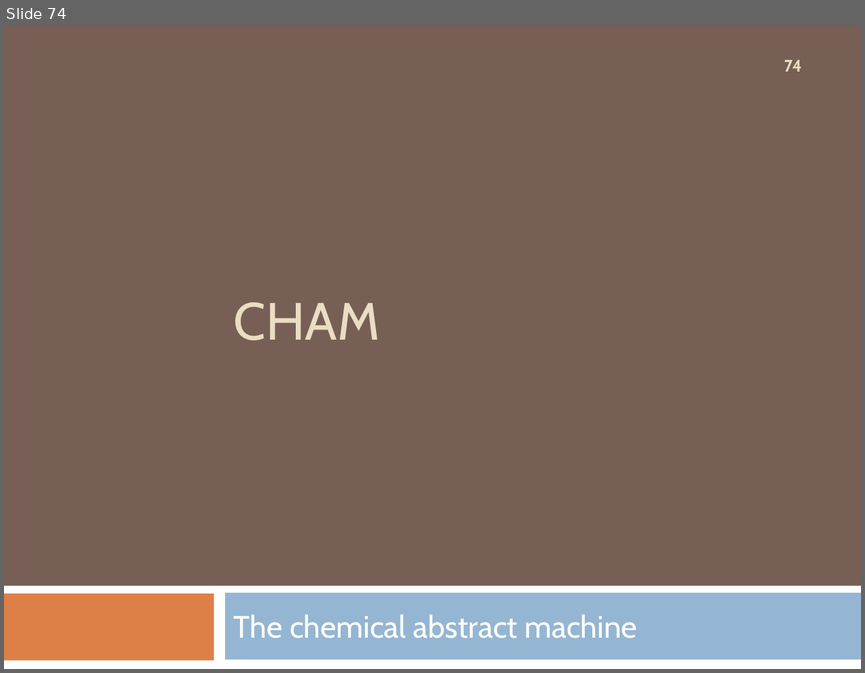
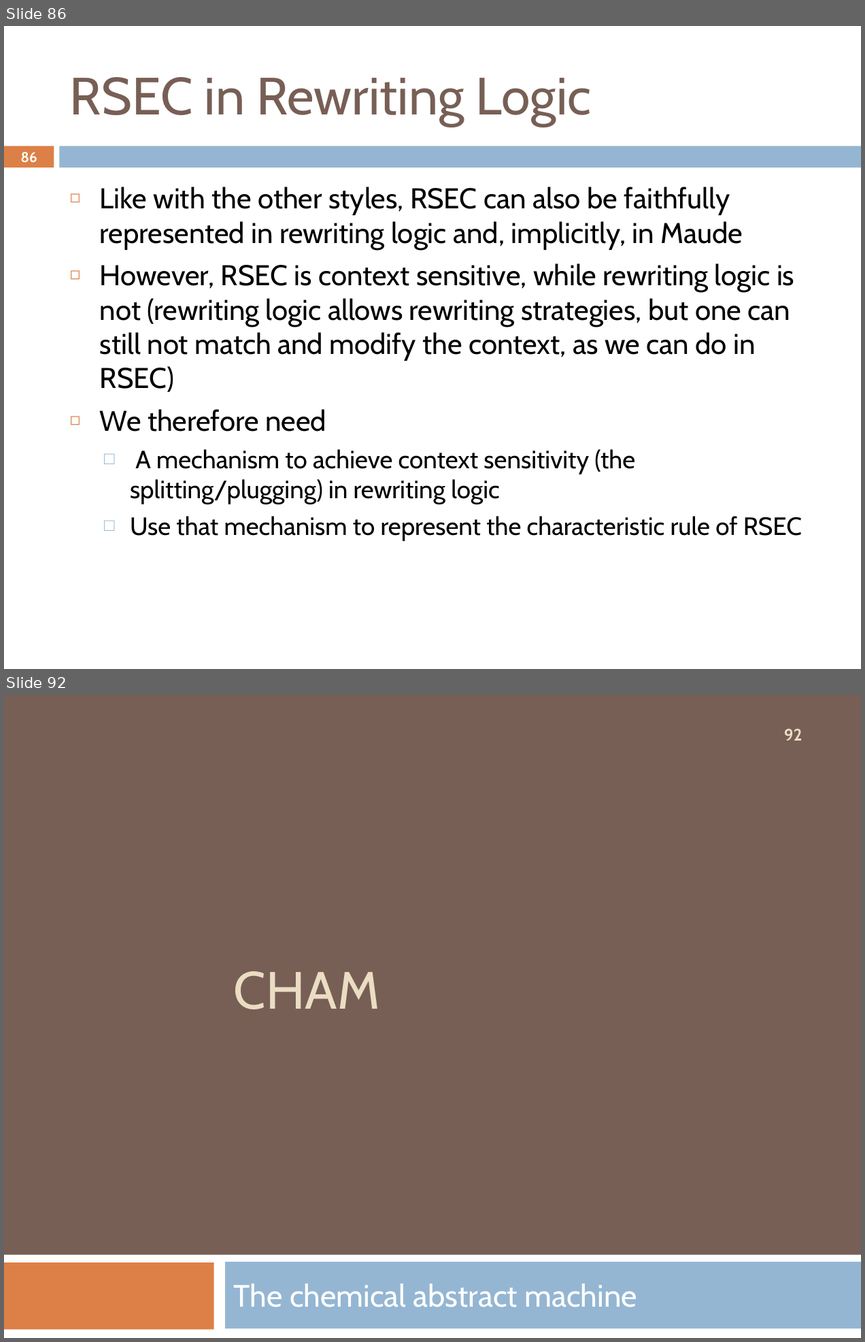
Before and after one commit to Formal-Systems-Laboratory/fsl.cs.illinois.edu, a slide deck: teaching/2021/cs522/02-Conventional-Executable-Semantics.pptx. Shown one above the other, each under a label of ours: slide 74 before the commit, slides 86 and 92 after it; the slides between them are not shown. The pictures are 865x673 and 865x1342 pixels, drawn with LibreOffice and Linux fonts; fonts in the diff are those of the drawing. Boxes give left, top, right and bottom in pixels: in the first picture for what was removed or moved away, otherwise in the second. Text is boxed around its words. In the diff, an @@ line names an element or a change of style, - is before the commit and + after.

```diff
--- a/teaching/2021/cs522/02-Conventional-Executable-Semantics.pptx
+++ b/teaching/2021/cs522/02-Conventional-Executable-Semantics.pptx
@@ slide 86 added at (x1=4, y1=26, x2=861, y2=669), background #FFFFFF @@
@@ title added at (x1=70, y1=77, x2=592, y2=126), 44 pt, text #775F55 @@
+RSEC in Rewriting Logic
@@ rectangle added at (x1=4, y1=146, x2=54, y2=167), fill #DD8047 @@
@@ rectangle added at (x1=60, y1=146, x2=861, y2=167), fill #94B6D2 @@
@@ page number added at (x1=21, y1=152, x2=37, y2=163), 11.9 pt, text #FFFFFF, bold @@
+86
@@ text added at (x1=100, y1=186, x2=802, y2=541), 24 pt, text #000000 @@
+◻ Like with the other styles, RSEC can also be faithfully represented in rewriting logic and, implicitly, in Maude
+◻ However, RSEC is context sensitive, while rewriting logic is not (rewriting logic allows rewriting strategies, but one can still not match and modify the context, as we can do in RSEC)
+◻ We therefore need
+  □ A mechanism to achieve context sensitivity (the splitting/plugging) in rewriting logic
+  □ Use that mechanism to represent the characteristic rule of RSEC
@@ what was slide 74 is now slide 92 @@
@@ page number at (x1=784, y1=728, x2=802, y2=741): text changed @@
-74
+92
```
Also in this commit, not shown: 19 other slides added, 1 other file.
